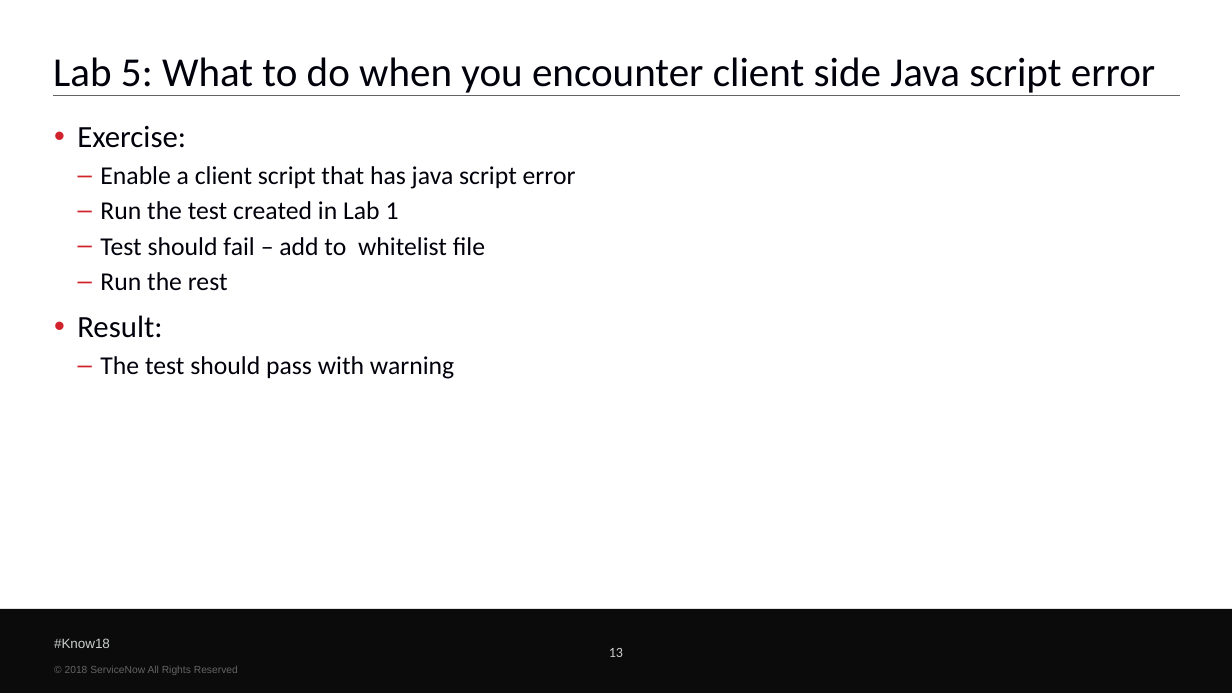
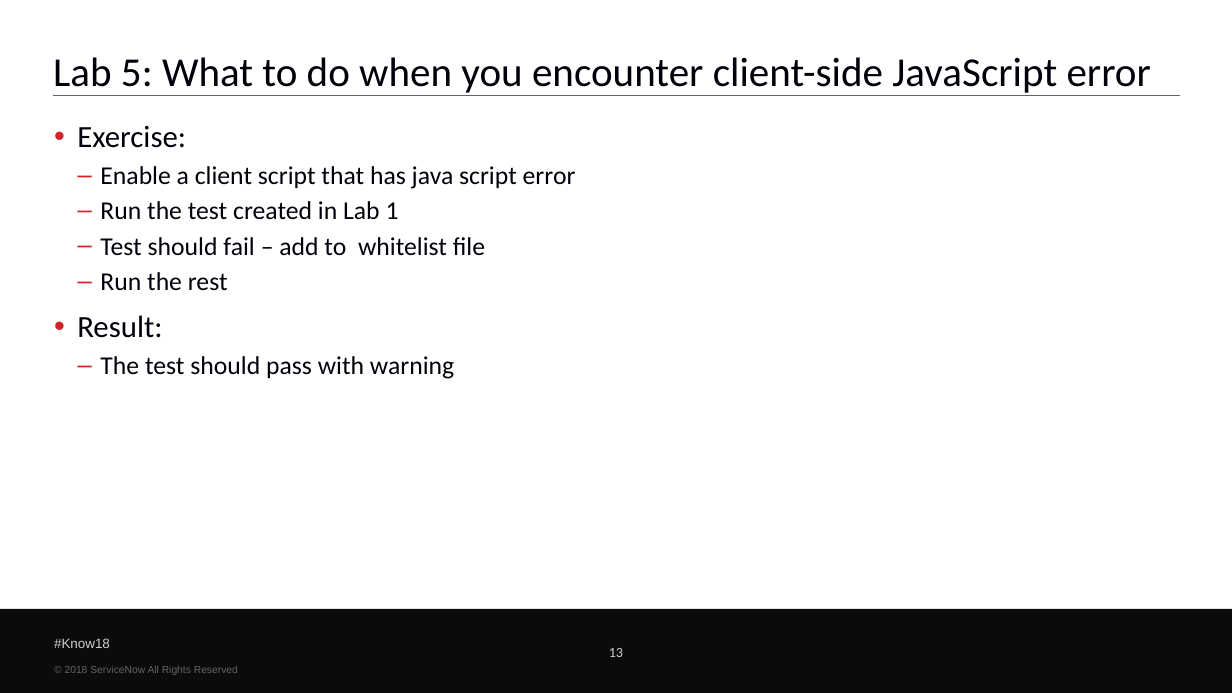
Before and after one commit to bsweets/CustomRobots, a slide deck: slide 13 of CC18 ATF.pptx. Drawn at 1232x693 pixels with LibreOffice and Linux fonts; fonts in the diff are those of the drawing; background and template pictures are left out. Boxes give left, top, right and bottom in pixels: in the first picture for what was removed or moved away, otherwise in the second. Text is boxed around its words. In the diff, an @@ line names an element or a change of style, - is before the commit and + after.

```diff
--- a/CC18 ATF.pptx
+++ b/CC18 ATF.pptx
@@ title at [53,57,1151,96]: text changed @@
-Lab 5: What to do when you encounter client side Java script error
+Lab 5: What to do when you encounter client-side JavaScript error
```
Also in this commit, not shown: 3 other slides changed.
